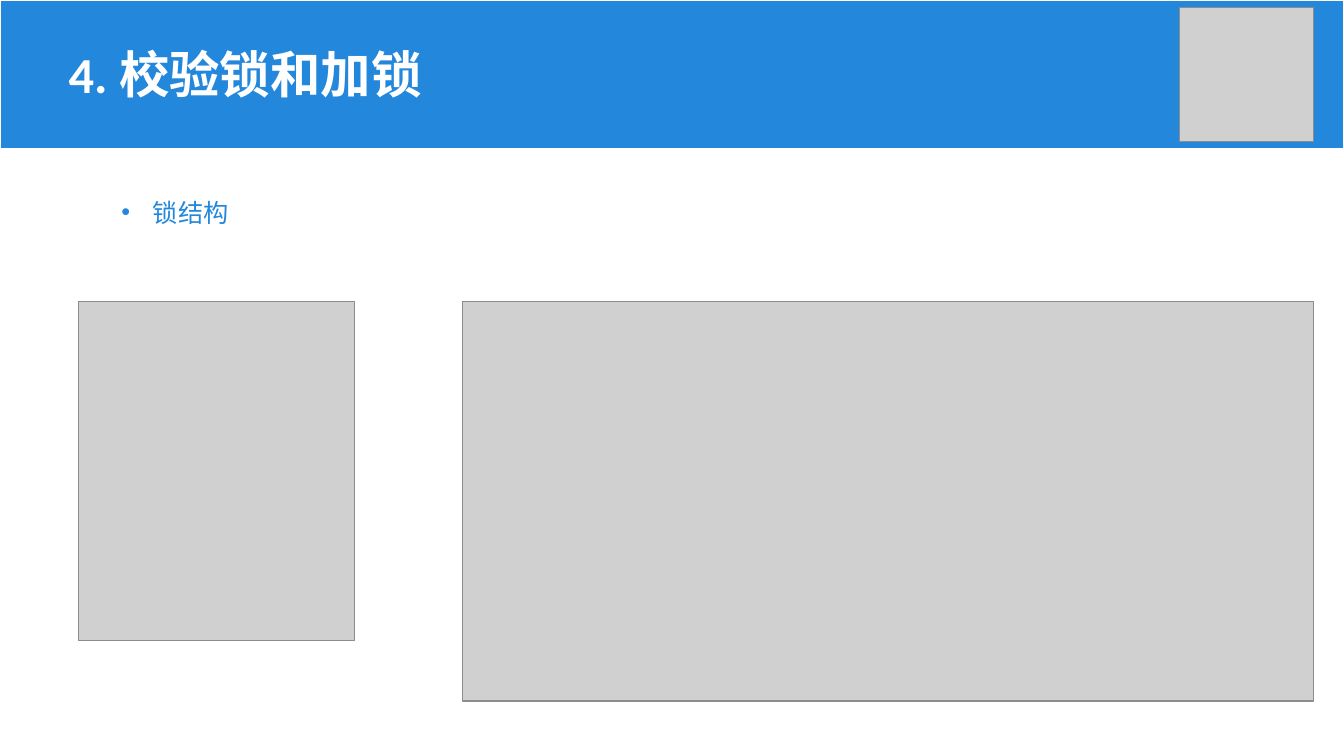
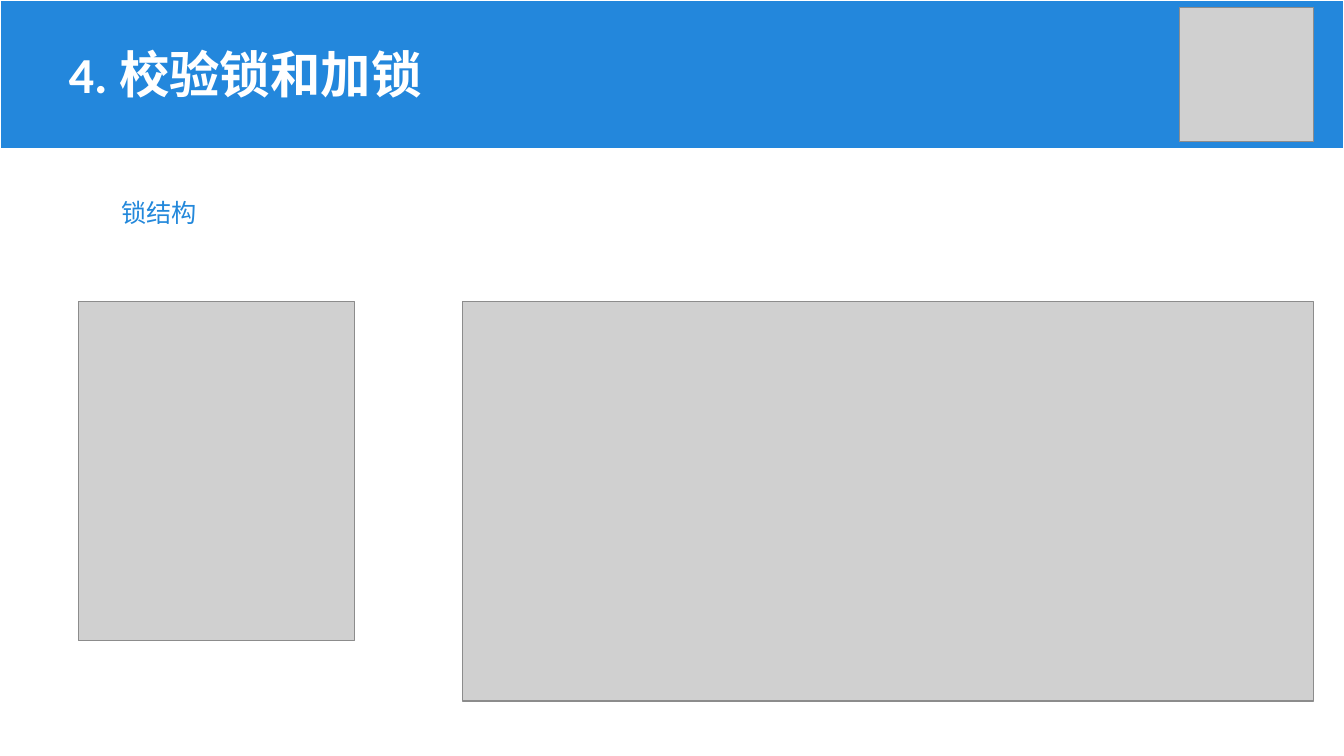
Before and after one commit to Khighness/bplustree, a slide deck: slide 11 of docs/cantai.pptx. Drawn at 1344x756 pixels with LibreOffice and Linux fonts; fonts in the diff are those of the drawing; grey boxes stand for pictures. Boxes give left, top, right and bottom in pixels: in the first picture for what was removed or moved away, otherwise in the second. Text is boxed around its words. In the diff, an @@ line names an element or a change of style, - is before the commit and + after.

```diff
--- a/docs/cantai.pptx
+++ b/docs/cantai.pptx
@@ text "锁结构" at (x1=121, y1=200, x2=197, y2=224): bullet • to none @@
```
Also in this commit, not shown: 3 other slides changed, 2 slides removed.
